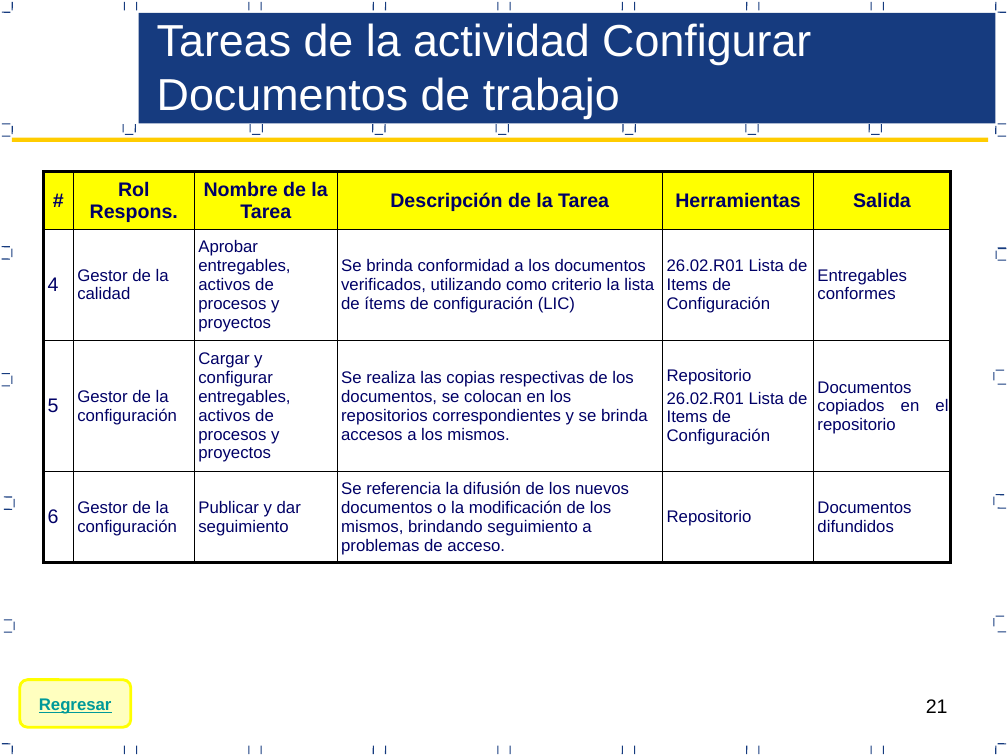
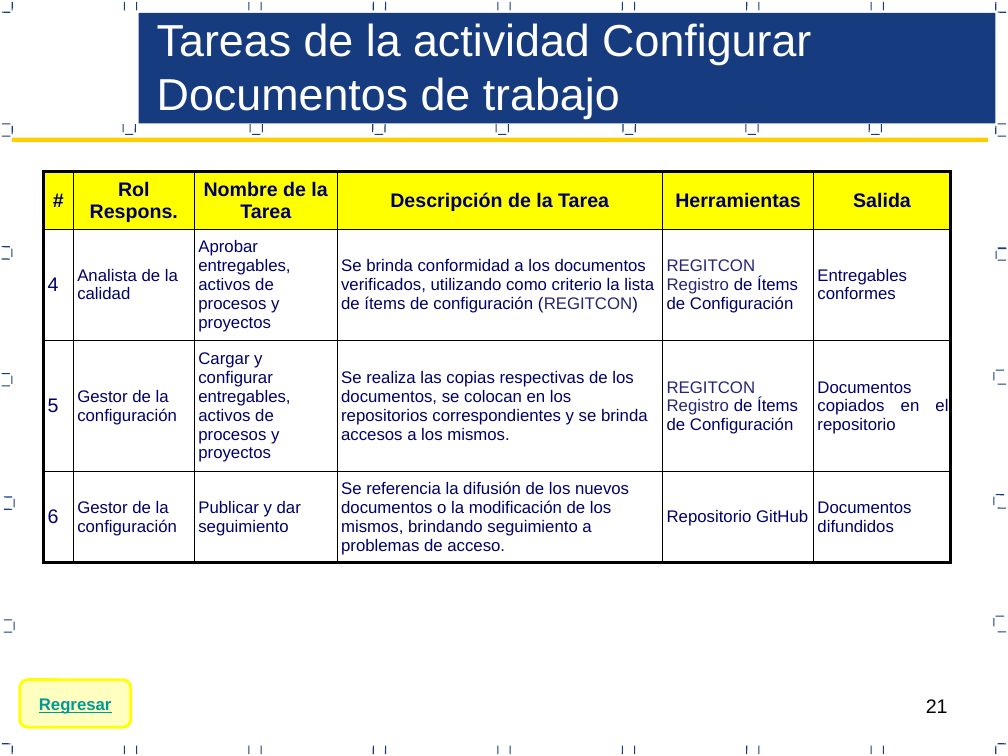
Before and after one commit to Aspersoft/Documentacion, a slide deck: slide 21 of CM/Resolucion/PGC_V 1.0_2017.pptx. Drawn at 1008x756 pixels with LibreOffice and Linux fonts; fonts in the diff are those of the drawing. Boxes give left, top, right and bottom in pixels: in the first picture for what was removed or moved away, otherwise in the second. Text is boxed around its words. In the diff, an @@ line names an element or a change of style, - is before the commit and + after.

Commit message:
Proceso de Gestión de Configuración 1.0

```diff
--- a/CM/Resolucion/PGC_V 1.0_2017.pptx
+++ b/CM/Resolucion/PGC_V 1.0_2017.pptx
@@ table at (43,171,952,562) @@
-row 2: 4 | Gestor de la calidad | Aprobar entregables, activos de procesos y proyectos | Se brinda conformidad a los documentos verificados, utilizando como criterio la lista de ítems de configuración (LIC) | 26.02.R01 Lista de Items de Configuración | Entregables conformes
+row 2: 4 | Analista de la calidad | Aprobar entregables, activos de procesos y proyectos | Se brinda conformidad a los documentos verificados, utilizando como criterio la lista de ítems de configuración (REGITCON) | REGITCON Registro de Ítems de Configuración | Entregables conformes
-row 3, column 5: Repositorio / 26.02.R01 Lista de Items de Configuración
+row 3, column 5: REGITCON Registro de Ítems de Configuración
-row 4, column 5: Repositorio
+row 4, column 5: Repositorio GitHub
```
Also in this commit, not shown: 9 other slides changed.
